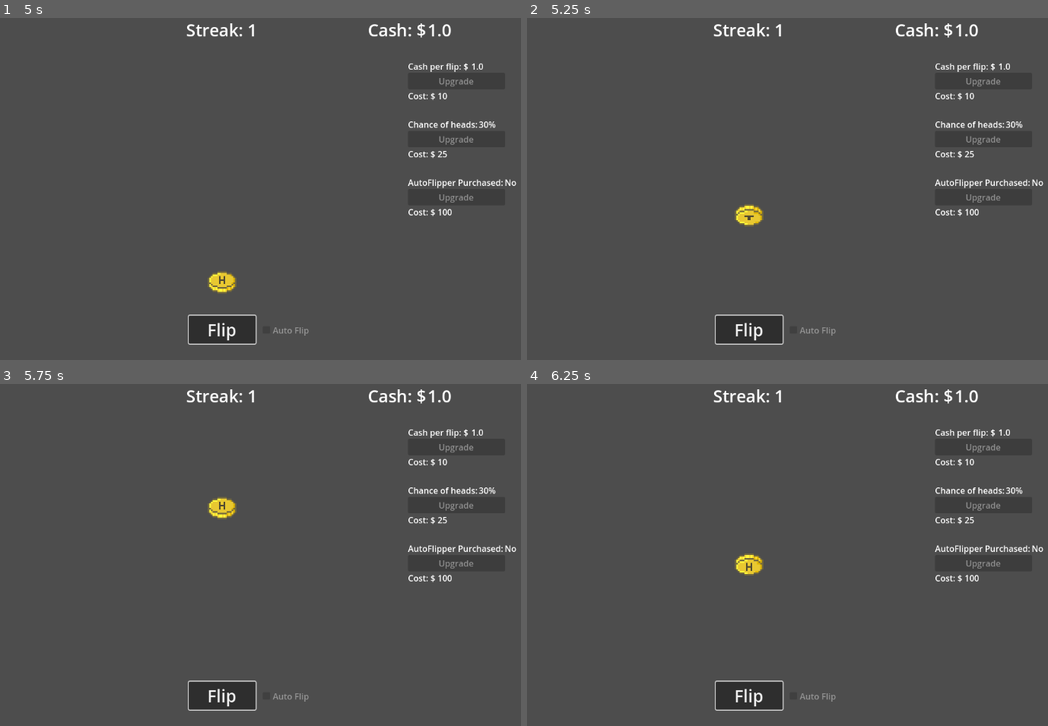
Above: before the commit, frames 1-4 (two rows, left to right).
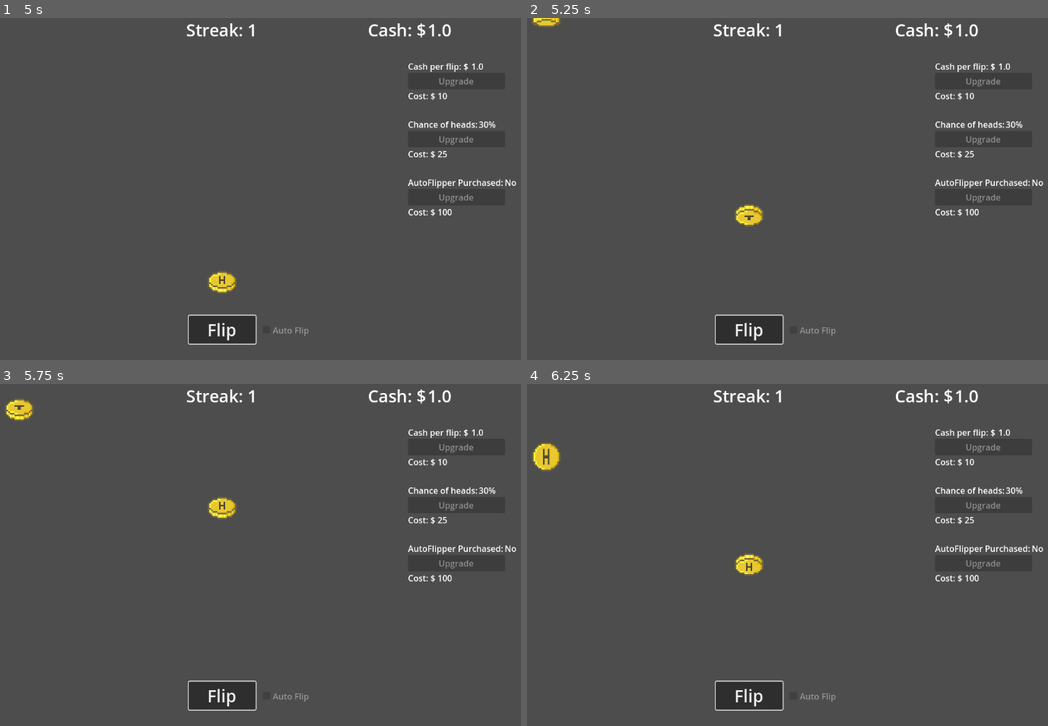
Above: after the commit, the same moments.

Repository: BrodyJack/coin-flip-game
Game: Godot game, scene res://scenes/main.tscn
Same seed, same stepped clock (60 frames per second), same inputs: the game is played once before the commit and once after it. Sound files missing from this copy of the repository are replaced by a short silence.
Inputs (mouse positions are in pixels of both pictures, inside the frame that each line leads up to):
- Up to frame 1 (5 s): click "Flip" at 0.5 s; click "Flip" at 1.25 s; click "Flip" at 2 s; tap Enter at 2.75 s; move the mouse to (354, 171) at 2.77 s; press the mouse at (354, 171) at 2.78 s; move the mouse to (98, 206) at 3.52 s; release the mouse at (98, 206) at 3.53 s; tap Space (spacebar_flip) at 3.6 s; click (98, 206) at 3.8 s; move the mouse to (281, 113) at 4.27 s; press the mouse at (281, 113) at 4.28 s
- Up to frame 2 (5.25 s): tap Space (spacebar_flip) at 5 s; move the mouse to (719, 257) at 5.02 s; release the mouse at (719, 257) at 5.03 s; click (719, 257) at 5.1 s
- Up to frame 3 (5.75 s): no input
- Up to frame 4 (6.25 s): move the mouse to (933, 606) at 5.77 s; press the mouse at (933, 606) at 5.78 s; tap Space (spacebar_flip) at 5.85 s

Frame 1 is identical in both runs. In frame 2, 0.1% of the frame differs, in the area x 1-7%, y 0-3%; in frame 3, 0.3%; in frame 4, 0.4%, in the area x 1-7%, y 17-26%.

Commit message:
added random falling coins that grant bonus cash

Diff:
--- a/project.godot
+++ b/project.godot
@@ -26,3 +26,8 @@
 "events": [Object(InputEventKey,"resource_local_to_scene":false,"resource_name":"","device":-1,"window_id":0,"alt_press …(191 unchanged characters)…
 ]
 }
+mouse_click_left={
+"deadzone": 0.2,
+"events": [Object(InputEventMouseButton,"resource_local_to_scene":false,"resource_name":"","device":-1,"window_id":0,"alt_pressed":false,"shift_pressed":false,"ctrl_pressed":false,"meta_pressed":false,"button_mask":1,"position":Vector2(304, 1),"global_position":Vector2(313, 49),"factor":1.0,"button_index":1,"canceled":false,"pressed":true,"double_click":false,"script":null)
+]
+}
--- /dev/null
+++ b/scenes/coin.gd
@@ -0,0 +1,17 @@
+extends RigidBody2D
+
+signal bonus_coin_clicked
+
+@export var is_bonus_coin = false
+
+func set_is_bonus_coin(val) -> void:
+	is_bonus_coin = val
+
+func _on_input_event(_viewport: Node, event: InputEvent, _shape_idx: int) -> void:
+	if event.is_action_pressed("mouse_click_left") && is_bonus_coin:
+		bonus_coin_clicked.emit()
+
+
+func _on_visible_on_screen_notifier_2d_screen_exited() -> void:
+	if is_bonus_coin:
+		queue_free()
--- a/scenes/coin.tscn
+++ b/scenes/coin.tscn
@@ -1,6 +1,7 @@
 [gd_scene load_steps=17 format=3 uid="uid://1prjnjfcys4f"]
 
 [ext_resource type="Texture2D" uid="uid://b0k15vpc2vv3y" path="res://assets/coin1.png" id="1_jsmju"]
+[ext_resource type="Script" uid="uid://bjuh3vn2hplgs" path="res://scenes/coin.gd" id="1_ls27i"]
 [ext_resource type="Texture2D" uid="uid://c4gij0m27r12b" path="res://assets/coin2.png" id="2_s0mny"]
 [ext_resource type="Texture2D" uid="uid://b6usbgurjfm1r" path="res://assets/coin3.png" id="3_7cc30"]
 [ext_resource type="Texture2D" uid="uid://b5bfg3hcwqhf2" path="res://assets/coin4.png" id="4_rojmm"]
@@ -13,8 +14,6 @@
 [ext_resource type="AudioStream" uid="uid://3w0mbmdp1kv4" path="res://assets/coin-flip.mp3" id="11_s0mny"]
 [ext_resource type="AudioStream" uid="uid://c4pwonvwcwu34" path="res://assets/coin_landing_heads.mp3" id="12_rojmm"]
 [ext_resource type="AudioStream" uid="uid://dxr4kyegbt218" path="res://assets/coin_landing_tails.mp3" id="13_ls27i"]
-
-[sub_resource type="GDScript" id="GDScript_rojmm"]
 
 [sub_resource type="RectangleShape2D" id="RectangleShape2D_rojmm"]
 size = Vector2(17.666668, 14)
@@ -58,9 +57,10 @@
 }]
 
 [node name="Coin" type="RigidBody2D"]
+input_pickable = true
 contact_monitor = true
 max_contacts_reported = 1
-script = SubResource("GDScript_rojmm")
+script = ExtResource("1_ls27i")
 metadata/_edit_group_ = true
 
 [node name="CollisionShape2D" type="CollisionShape2D" parent="."]
@@ -74,6 +74,8 @@
 animation = &"flip"
 frame_progress = 0.35859418
 
+[node name="VisibleOnScreenNotifier2D" type="VisibleOnScreenNotifier2D" parent="."]
+
 [node name="FlipSound" type="AudioStreamPlayer" parent="."]
 stream = ExtResource("11_s0mny")
 
@@ -83,3 +85,6 @@
 
 [node name="TailsSound" type="AudioStreamPlayer" parent="."]
 stream = ExtResource("13_ls27i")
+
+[connection signal="input_event" from="." to="." method="_on_input_event"]
+[connection signal="screen_exited" from="VisibleOnScreenNotifier2D" to="." method="_on_visible_on_screen_notifier_2d_screen_exited"]
--- a/scenes/main.gd
+++ b/scenes/main.gd
@@ -37,9 +37,14 @@
 @export var auto_flipper_enabled = false
 @export var auto_flipper_upgrade_cost = 100
 
+@export var bonus_coin_spawn_scene: PackedScene
+@export var bonus_coin_cash_value = 10
+var active_bonus_coin: RigidBody2D = null
+
 # Called when the node enters the scene tree for the first time.
 func _ready() -> void:
 	update_hud()
+	$BonusCoinSpawnTimer.start()
 	$MainMusic.play()
 
 # Called every frame. 'delta' is the elapsed time since the previous frame.
@@ -161,3 +166,36 @@
 func _on_auto_flip_timer_timeout() -> void:
 	if auto_flipper_enabled:
 		flip_coin()
+
+
+func _on_bonus_coin_spawn_timer_timeout() -> void:
+	var bonus_coin = bonus_coin_spawn_scene.instantiate()
+
+	var spawn_loc = $BonusCoinSpawner/CoinSpawnLocation
+	spawn_loc.progress_ratio = randf()
+
+	bonus_coin.position = spawn_loc.position
+	bonus_coin.gravity_scale = randf()
+	bonus_coin.set_is_bonus_coin(true)
+	var anim = bonus_coin.get_node("AnimatedSprite2D")
+	anim.speed_scale = 0.5
+	anim.play()
+
+	bonus_coin.bonus_coin_clicked.connect(_on_coin_bonus_coin_clicked)
+
+	add_child(bonus_coin)
+	active_bonus_coin = bonus_coin
+
+
+
+func _on_coin_bonus_coin_clicked() -> void:
+	print("click_bonus_coin_signal_received")
+	total_cash += bonus_coin_cash_value
+	active_bonus_coin.freeze = true
+	active_bonus_coin.get_node("HeadsSound").finished.connect(_free_up_bonus_coin)
+	active_bonus_coin.get_node("HeadsSound").play()
+	update_hud()
+
+func _free_up_bonus_coin() -> void:
+	active_bonus_coin.queue_free()
+	active_bonus_coin = null
--- a/scenes/main.tscn
+++ b/scenes/main.tscn
@@ -6,8 +6,15 @@
 [ext_resource type="PackedScene" uid="uid://nv2d5rd7f1md" path="res://scenes/invisible_floor.tscn" id="4_jyhfs"]
 [ext_resource type="AudioStream" uid="uid://g0y4s15wa1e7" path="res://assets/percussivegroove_reverb_010126.wav" id="5_tbgi4"]
 
+[sub_resource type="Curve2D" id="Curve2D_tbgi4"]
+_data = {
+"points": PackedVector2Array(0, 0, 0, 0, 48, 0, 0, 0, 0, 0, 72, 0, 0, 0, 0, 0, 88, 0, 0, 0, 0, 0, 104, 0, 0, 0, 0, 0, 120, 0, 0, 0, 0, 0, 136, 0, 0, 0, 0, 0, 152, 0, 0, 0, 0, 0, 168, 0, 0, 0, 0, 0, 184, 0, 0, 0, 0, 0, 200, 0, 0, 0, 0, 0, 216, 0, 0, 0, 0, 0, 232, 0, 0, 0, 0, 0, 248, 0, 0, 0, 0, 0, 264, 0, 0, 0, 0, 0, 280, 0, 0, 0, 0, 0, 296, 0, 0, 0, 0, 0, 312, 0, 0, 0, 0, 0, 48, 0)
+}
+point_count = 18
+
 [node name="Node" type="Node"]
 script = ExtResource("1_sugp2")
+bonus_coin_spawn_scene = ExtResource("1_o5qli")
 
 [node name="CoinPosition" type="Marker2D" parent="."]
 position = Vector2(576, 500)
@@ -26,7 +33,17 @@
 [node name="AutoFlipTimer" type="Timer" parent="."]
 wait_time = 3.0
 
+[node name="BonusCoinSpawner" type="Path2D" parent="."]
+curve = SubResource("Curve2D_tbgi4")
+
+[node name="CoinSpawnLocation" type="PathFollow2D" parent="BonusCoinSpawner"]
+position = Vector2(48, 0)
+
+[node name="BonusCoinSpawnTimer" type="Timer" parent="."]
+wait_time = 5.0
+
 [connection signal="body_entered" from="Coin" to="." method="_on_coin_land"]
+[connection signal="bonus_coin_clicked" from="Coin" to="." method="_on_coin_bonus_coin_clicked"]
 [connection signal="auto_flip_status" from="HUD" to="." method="_on_hud_auto_flip_status"]
 [connection signal="coin_auto_flip_upgrade" from="HUD" to="." method="_on_hud_coin_auto_flip_upgrade"]
 [connection signal="coin_chance_upgrade" from="HUD" to="." method="_on_hud_coin_chance_upgrade"]
@@ -34,3 +51,4 @@
 [connection signal="flip_coin" from="HUD" to="." method="flip_coin"]
 [connection signal="finished" from="MainMusic" to="." method="_on_main_music_finished"]
 [connection signal="timeout" from="AutoFlipTimer" to="." method="_on_auto_flip_timer_timeout"]
+[connection signal="timeout" from="BonusCoinSpawnTimer" to="." method="_on_bonus_coin_spawn_timer_timeout"]
Not shown, added: scenes/coin.gd.uid
Not shown: 1 places in scenes/main.tscn that only renumber resources
